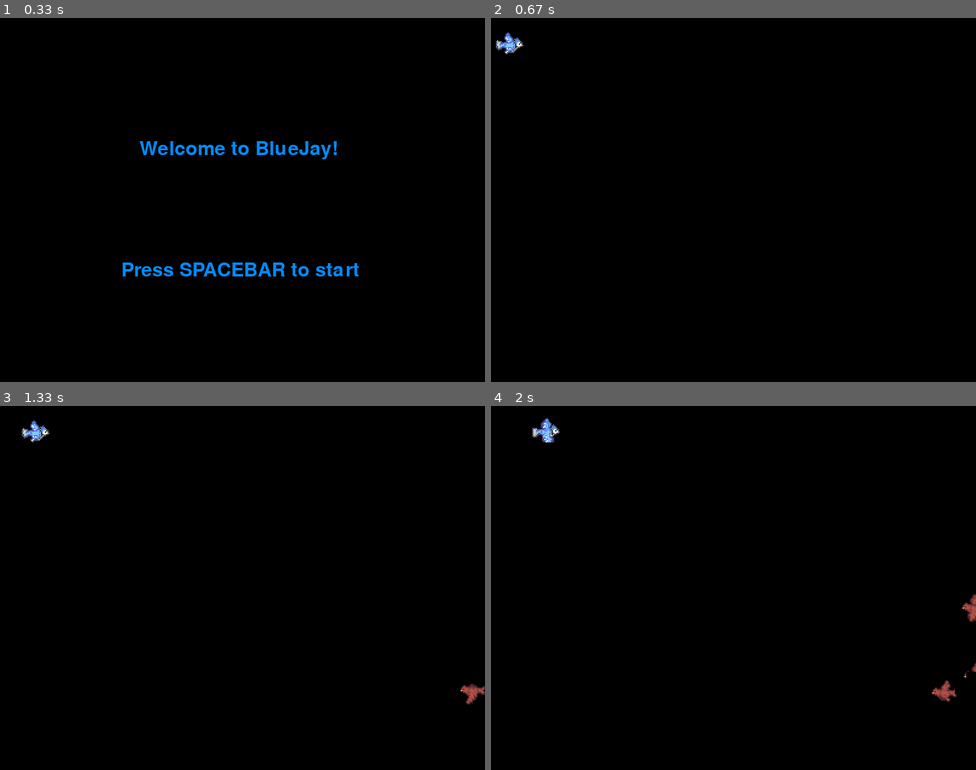
Above: before the commit, frames 1-4 (two rows, left to right).
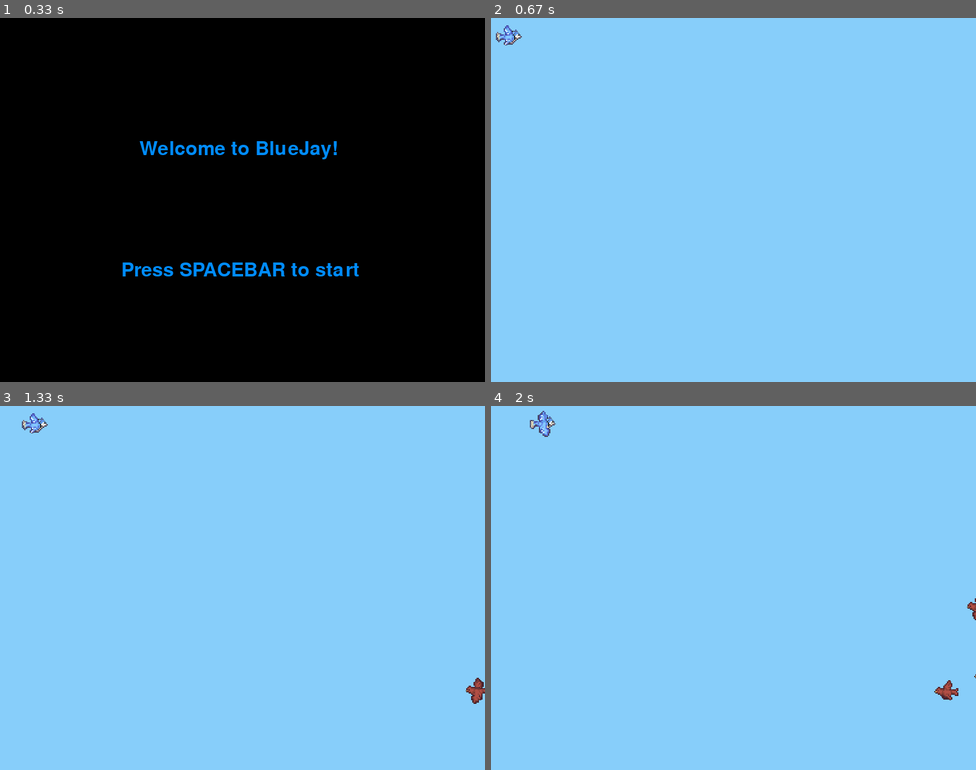
Above: after the commit, the same moments.

Repository: CameronBrenton/PyGame-Challenge
Game: pygame game, started from game.py
Same seed, same stepped clock (60 frames per second), same inputs: the game is played once before the commit and once after it.
Inputs:
- Up to frame 1 (0.33 s): no input
- Up to frame 2 (0.67 s): tap Space at 0.33 s
- Up to frame 3 (1.33 s): hold Right 0.67-1.13 s; hold Up from 1.17 s (still down)
- Up to frame 4 (2 s): release Up at 1.47 s; hold Right 1.5-1.97 s

Frame 1 is identical in both runs. In frame 2, 100% of the frame differs, in the area x 0-100%, y 0-100%; in frame 3, 100%; in frame 4, 100%.

Commit message:
Adjusted width and height of sprites, made sure all sprite backgrounds were transparent

Diff:
--- a/game.py
+++ b/game.py
@@ -49,42 +49,42 @@
         sprite_sheet = SpriteSheet("bluejaySpritesheet.png")
 
         # Flying frames 'right'
-        image = sprite_sheet.getImage(0, 90, 30, 30)
+        image = sprite_sheet.getImage(0, 96, 32, 32)
         image = pygame.transform.scale(image, (60, 60))
         self.flying_frames_r.append(image)
-        image = sprite_sheet.getImage(30, 90, 30, 30)
+        image = sprite_sheet.getImage(32, 96, 32, 32)
         image = pygame.transform.scale(image, (60, 60))
         self.flying_frames_r.append(image)
-        image = sprite_sheet.getImage(60, 90, 30, 30)
+        image = sprite_sheet.getImage(64, 96, 32, 32)
         image = pygame.transform.scale(image, (60, 60))
         self.flying_frames_r.append(image)
 
         # Flying frames 'left'
-        image = sprite_sheet.getImage(0, 0, 30, 30)
-        image = pygame.transform.scale(image, (60, 60))
-        self.flying_frames_l.append(image)
-        image = sprite_sheet.getImage(30, 0, 30, 30)
-        image = pygame.transform.scale(image, (60, 60))
-        self.flying_frames_l.append(image)
-        image = sprite_sheet.getImage(60, 0, 30, 30)
+        image = sprite_sheet.getImage(0, 0, 32, 32)
+        image = pygame.transform.scale(image, (60, 60))
+        self.flying_frames_l.append(image)
+        image = sprite_sheet.getImage(32, 0, 32, 32)
+        image = pygame.transform.scale(image, (60, 60))
+        self.flying_frames_l.append(image)
+        image = sprite_sheet.getImage(64, 0, 32, 32)
         image = pygame.transform.scale(image, (60, 60))
         self.flying_frames_l.append(image)
 
         # Flying frames 'down'
-        image = sprite_sheet.getImage(0, 90, 30, 30)
+        image = sprite_sheet.getImage(0, 96, 32, 32)
         image = pygame.transform.scale(image, (60, 60))
         self.flying_frames_d.append(image)
-        image = sprite_sheet.getImage(30, 90, 30, 30)
+        image = sprite_sheet.getImage(32, 96, 32, 32)
         image = pygame.transform.scale(image, (60, 60))
         self.flying_frames_d.append(image)
-        image = sprite_sheet.getImage(60, 90, 30, 30)
+        image = sprite_sheet.getImage(64, 96, 32, 32)
         image = pygame.transform.scale(image, (60, 60))
         self.flying_frames_d.append(image)
 
 
         self.image = self.flying_frames_r[0]
 
-        self.image.set_colorkey((225, 225, 225), RLEACCEL)
+        self.image.set_colorkey((0, 0, 0), RLEACCEL)
         self.rect = self.image.get_rect()
 
     def update(self, pressed_keys):
@@ -114,8 +114,6 @@
 
 
 
-
-
         if self.rect.left < 0:
             self.rect.left = 0
         if self.rect.right > SCREEN_WIDTH:
@@ -135,20 +133,20 @@
 
         sprite_sheet = SpriteSheet("redjaySpritesheet.png")
 
-        image = sprite_sheet.getImage(0, 0, 30, 30)
-        image = pygame.transform.scale(image, (60, 60))
-        self.flying_frames_l.append(image)
-        image = sprite_sheet.getImage(30, 0, 30, 30)
-        image = pygame.transform.scale(image, (60, 60))
-        self.flying_frames_l.append(image)
-        image = sprite_sheet.getImage(60, 0, 30, 30)
+        image = sprite_sheet.getImage(0, 0, 32, 32)
+        image = pygame.transform.scale(image, (60, 60))
+        self.flying_frames_l.append(image)
+        image = sprite_sheet.getImage(30, 0, 32, 32)
+        image = pygame.transform.scale(image, (60, 60))
+        self.flying_frames_l.append(image)
+        image = sprite_sheet.getImage(60, 0, 32, 32)
         image = pygame.transform.scale(image, (60, 60))
         self.flying_frames_l.append(image)
 
 
         self.image = self.flying_frames_l[0]
 
-        self.image.set_colorkey((225, 225, 225), RLEACCEL)
+        self.image.set_colorkey((0, 0, 0), RLEACCEL)
         self.rect = self.image.get_rect(
             center=(
                 random.randint(SCREEN_WIDTH + 20, SCREEN_WIDTH + 100),
@@ -166,10 +164,23 @@
             frame = (pos // 30) % len(self.flying_frames_l)
             self.image = self.flying_frames_l[frame]
 
-#class Cloud(pygame.sprite.Sprite):
-#    def __init__(self) -> None:
-#        super(Cloud, self).__init__()
-#        self.surf = pygame.image.load
+class Cloud(pygame.sprite.Sprite):
+    def __init__(self) -> None:
+        super(Cloud, self).__init__()
+        self.image = pygame.image.load("cloud1.png").convert()
+        self.image.set_colorkey((255, 255, 255), RLEACCEL)
+        #self.image = pygame.transform.scale(self.image, (300 , 90))
+        self.rect = self.image.get_rect(
+            center=(
+                random.randint(SCREEN_WIDTH + 10, SCREEN_WIDTH + 10),
+                random.randint(0, 300),
+            )
+        )
+
+    def update(self):
+        self.rect.move_ip(-1, 0)
+        if self.rect.right < 0:
+            self.kill()
 
 class SpriteSheet():
     sprite_sheet = None
@@ -179,7 +190,7 @@
     def getImage(self, x, y, width, height):
         image = pygame.Surface([width, height]).convert()
         image.blit(self.sprite_sheet, (0, 0), (x, y, width, height))
-        image.set_colorkey((225, 225, 225), RLEACCEL)
+        image.set_colorkey((0, 0, 0), RLEACCEL)
         return image
 
 pygame.init()
@@ -187,11 +198,15 @@
 screen = pygame.display.set_mode((SCREEN_WIDTH, SCREEN_HEIGHT))
 
 ADDENEMY = pygame.USEREVENT + 1
-pygame.time.set_timer(ADDENEMY, 250)
+pygame.time.set_timer(ADDENEMY, 300)
+
+ADDCLOUD = pygame.USEREVENT + 2
+pygame.time.set_timer(ADDCLOUD, 3000)
 
 player = Player()
 
 enemies = pygame.sprite.Group()
+clouds = pygame.sprite.Group()
 all_sprites = pygame.sprite.Group()
 all_sprites.add(player)
 
@@ -209,6 +224,9 @@
         if event.type == KEYDOWN:
             if event.key == K_SPACE:
                 start = True
+        elif event.type == QUIT:
+            running = False
+            pygame.quit()
 
     screen.blit(label, (230, 200))
     screen.blit(label2, (200, 400))
@@ -222,7 +240,6 @@
         if event.type == KEYDOWN:
             if event.key == K_ESCAPE:
                 running = False
-        #if event.key == KEYUP:
 
         elif event.type == QUIT:
             running = False
@@ -234,12 +251,18 @@
             enemies.add(new_enemy)
             all_sprites.add(new_enemy)
 
+        elif event.type == ADDCLOUD:
+             newCloud = Cloud()
+             clouds.add(newCloud)
+             all_sprites.add(newCloud)
+
     pressed_keys = pygame.key.get_pressed()
     player.update(pressed_keys)
 
     enemies.update()
-
-    screen.fill((0, 0, 0))
+    clouds.update()
+
+    screen.fill((135, 206, 250))
 
     for entity in all_sprites:
         screen.blit(entity.image, entity.rect)
Binary file added: cloud1.png
Binary file added: cloud2.png
